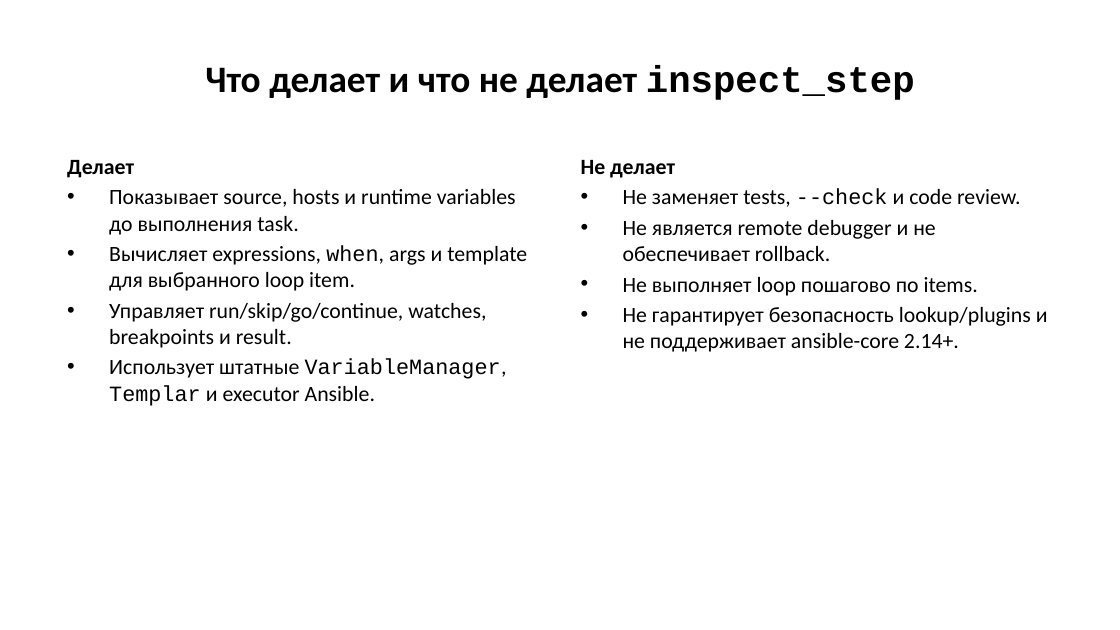
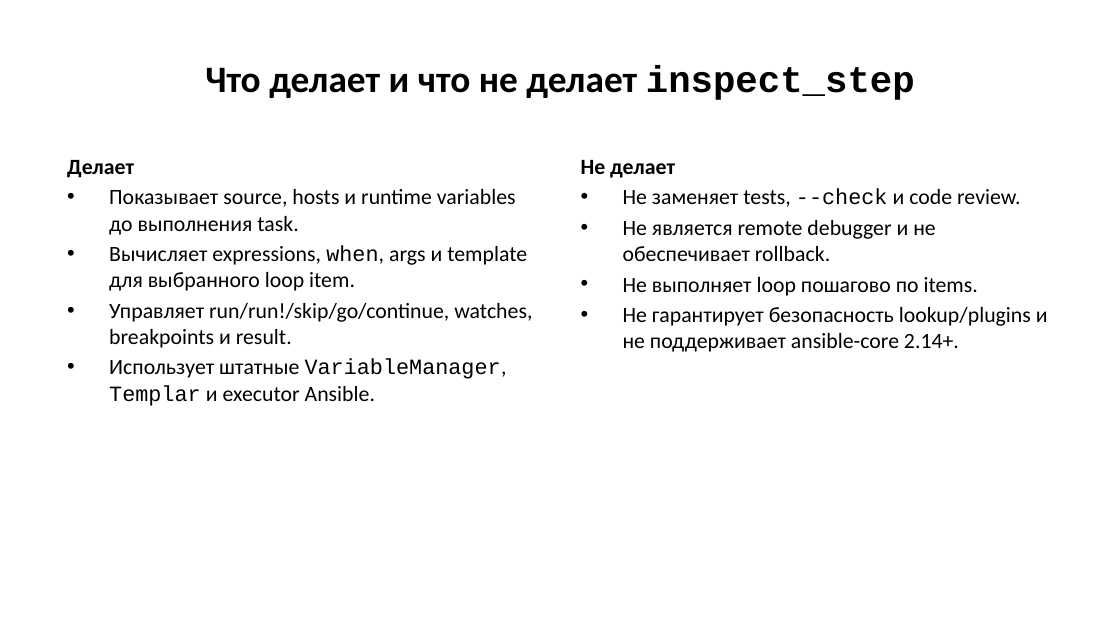
Before and after one commit to dtarasov7/ansible-debug, a slide deck: slide 4 of presentation/inspect-step-technical-overview-ru.pptx. Drawn at 1120x630 pixels with LibreOffice and Linux fonts; fonts in the diff are those of the drawing. Boxes give left, top, right and bottom in pixels: in the first picture for what was removed or moved away, otherwise in the second. Text is boxed around its words. In the diff, an @@ line names an element or a change of style, - is before the commit and + after.

```diff
--- a/presentation/inspect-step-technical-overview-ru.pptx
+++ b/presentation/inspect-step-technical-overview-ru.pptx
@@ text at [109, 303, 532, 348]: text changed @@
-• Управляет run/skip/go/continue, watches, breakpoints и result.
+• Управляет run/run!/skip/go/continue, watches, breakpoints и result.
```
Also in this commit, not shown: 4 other slides changed, 12 other files.
